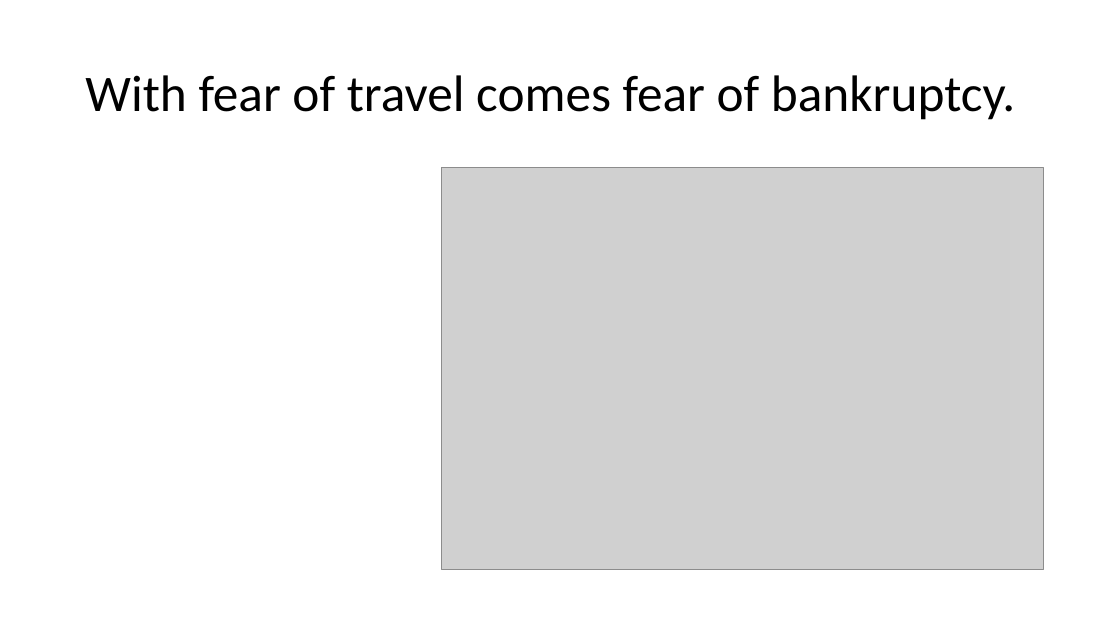
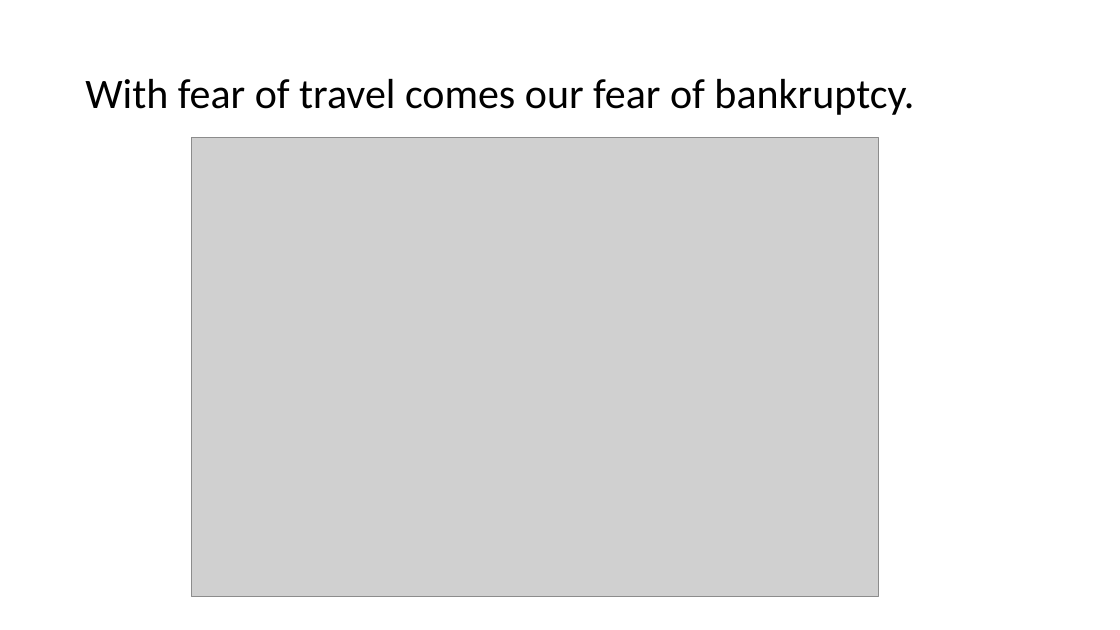
Before and after one commit to adanque/DSC640, a slide deck: slide 5 of Task5-VideoPresentation/Fictious Airways.pptx. Drawn at 1120x630 pixels with LibreOffice and Linux fonts; fonts in the diff are those of the drawing; grey boxes stand for pictures. Boxes give left, top, right and bottom in pixels: in the first picture for what was removed or moved away, otherwise in the second. Text is boxed around its words. In the diff, an @@ line names an element or a change of style, - is before the commit and + after.

```diff
--- a/Task5-VideoPresentation/Fictious Airways.pptx
+++ b/Task5-VideoPresentation/Fictious Airways.pptx
@@ title at (85,79,914,115): text changed; size 44 to 36 pt @@
-With fear of travel comes fear of bankruptcy.
+With fear of travel comes our fear of bankruptcy.
@@ picture: place and size @@
-picture at (442,168,1044,570)
+picture at (192,138,879,597)
```
Also in this commit, not shown: 16 other slides changed, 8 other files.
